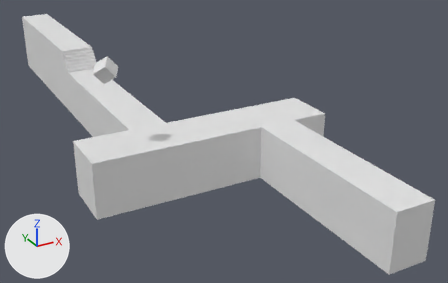
The Blender file blender/void.blend as it was, and as the next commit left it.
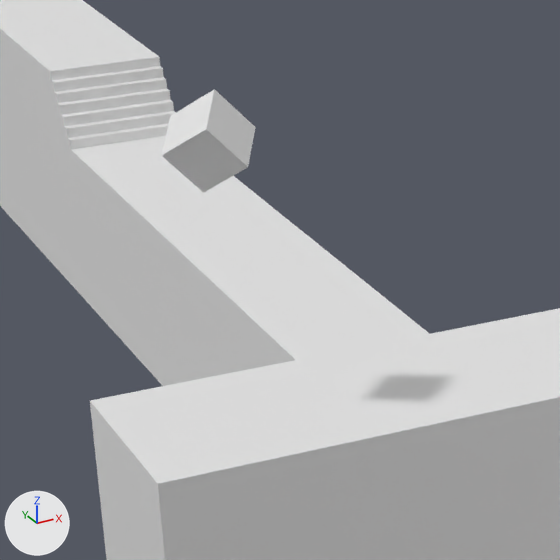
There are two pictures of each version: one whole from a 50 mm camera at (-13.9, -43.6, 19.4) aimed at (13.4, 5.9, -5.3), one close up on the part from 11% to 45% of the width and 11% to 65% of the height. Lighting does not change. The marker at lower left points along +X, +Y and +Z.

Objects in the first close-up: 'Cube-col', 'Cube-rigid'.
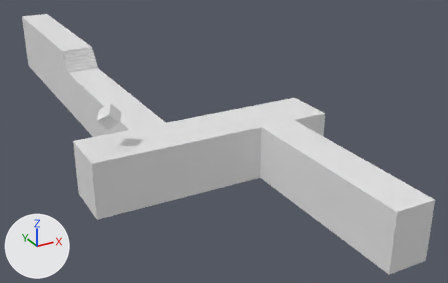
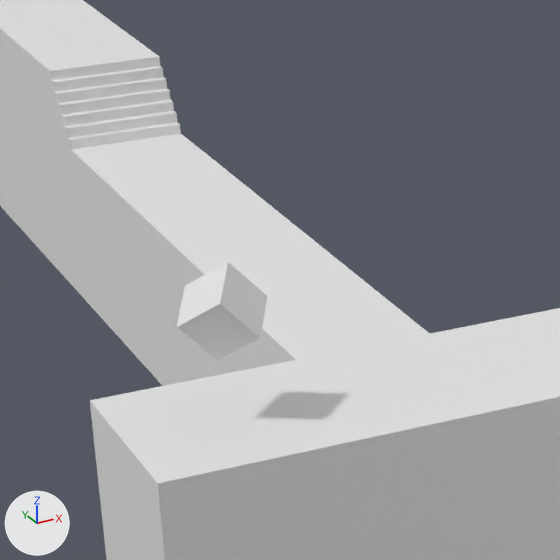
The newer file is also turned or shifted as a whole; pictures and numbers use the older file's frame.

Location of each change, (x1, y1, x2, y2) in pixels of the close-ups (560 x 560 px):
```json
{"object": "Cube-rigid", "change": "moved", "before": [161, 89, 256, 193], "after": [177, 262, 267, 360]}
```

Scene script edits in JSON lines:
```json
{"op": "set", "path": "ob_cube_rigid.location", "old": "(0.0, 0.0, 5.57)", "new": "(0.0, 0.0, 1.83)"}
```
